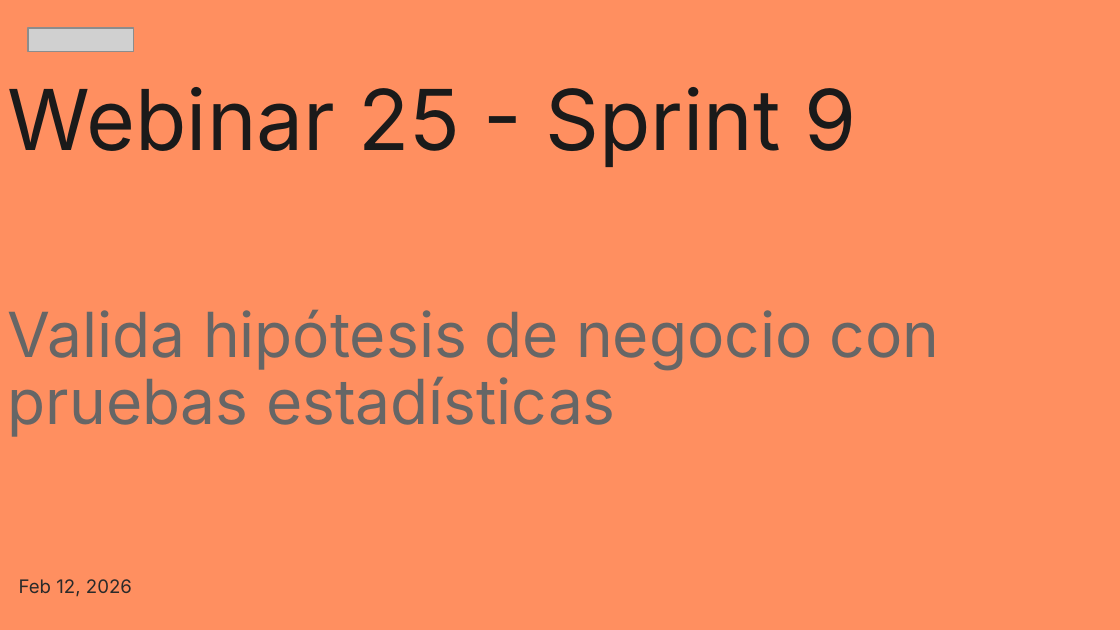
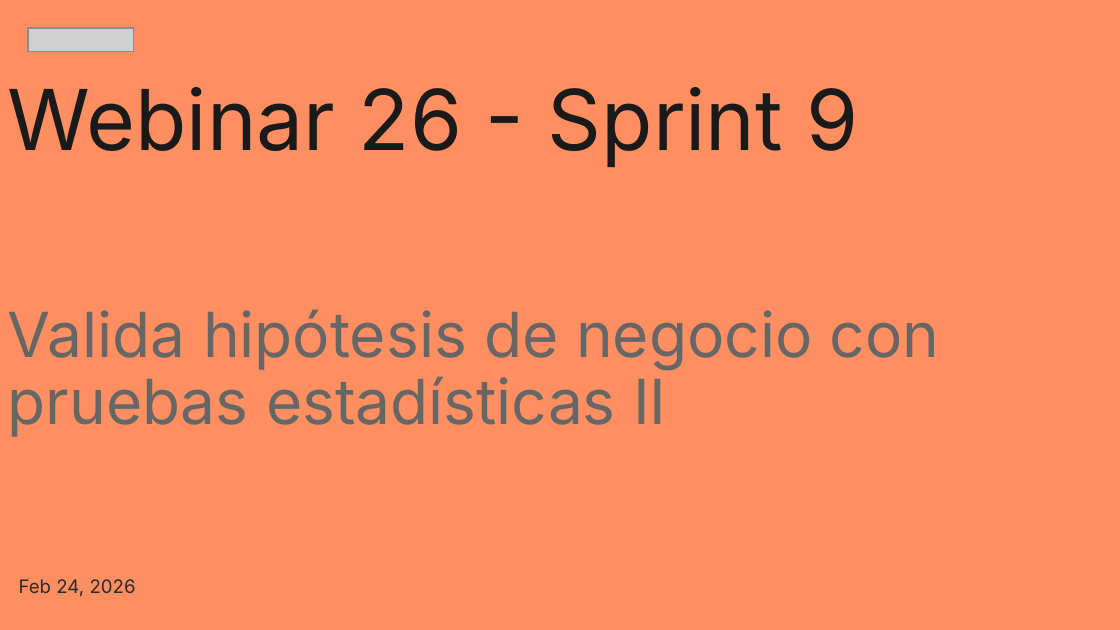
Before and after one commit to zyntonyson/bootcamp_ds_da, a slide deck: slide 1 of 09-da-v8-pruebas-hipotesis/26-Prueba-hipotesis.pptx. Drawn at 1120x630 pixels with LibreOffice and Linux fonts; fonts in the diff are those of the drawing; grey boxes stand for pictures. Boxes give left, top, right and bottom in pixels: in the first picture for what was removed or moved away, otherwise in the second. Text is boxed around its words. In the diff, an @@ line names an element or a change of style, - is before the commit and + after.

```diff
--- a/09-da-v8-pruebas-hipotesis/26-Prueba-hipotesis.pptx
+++ b/09-da-v8-pruebas-hipotesis/26-Prueba-hipotesis.pptx
@@ title at bbox=[8, 87, 940, 437]: text changed @@
-Webinar 25 - Sprint 9
-Valida hipótesis de negocio con pruebas estadísticas
+Webinar 26 - Sprint 9
+Valida hipótesis de negocio con pruebas estadísticas II
@@ subtitle at bbox=[19, 579, 136, 597]: text changed @@
-Feb 12, 2026
+Feb 24, 2026
```
Also in this commit, not shown: 3 other slides changed, 1 slide added, 7 other files.
